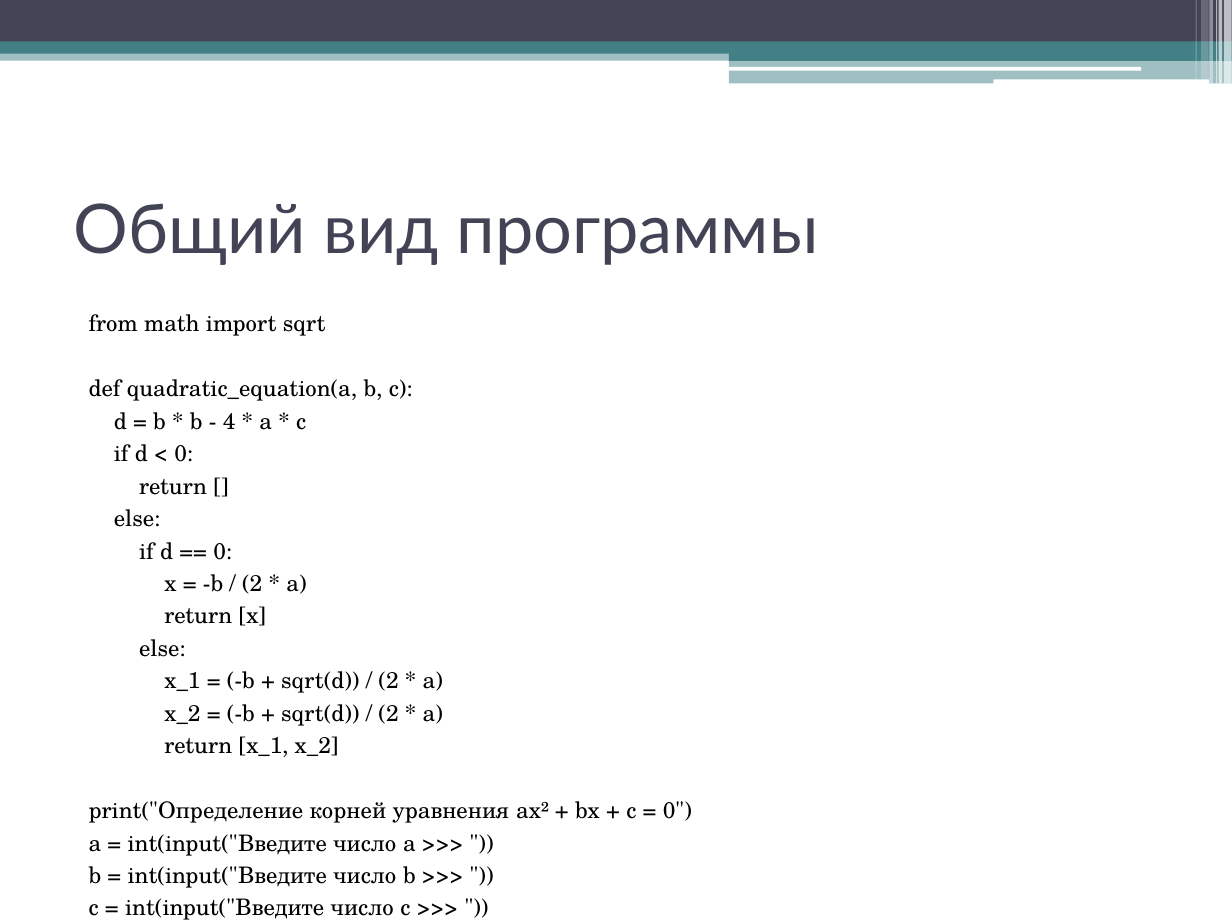
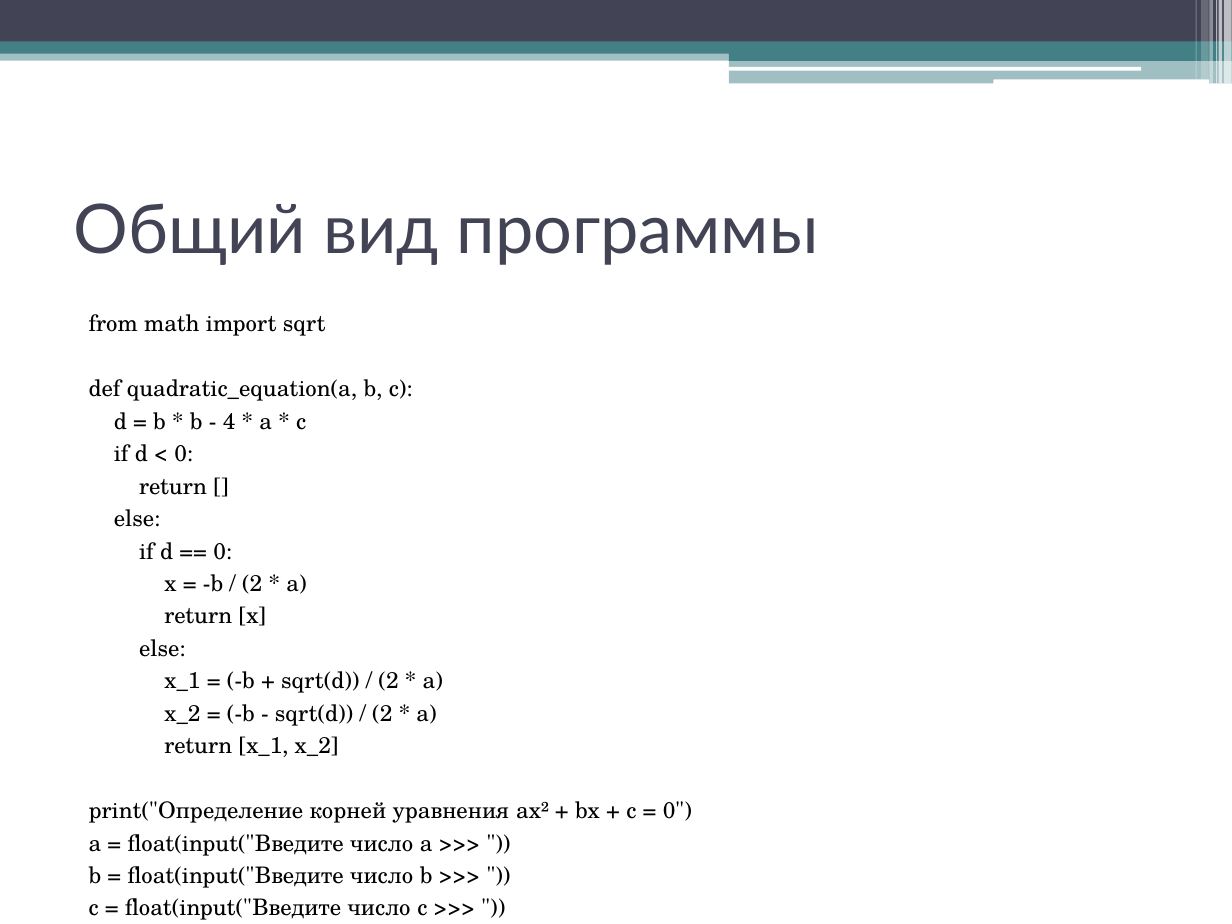
Before and after one commit to kulikovkulikov/google, a slide deck: slide 6 of presentation.pptx. Drawn at 1232x924 pixels with LibreOffice and Linux fonts; fonts in the diff are those of the drawing. Boxes give left, top, right and bottom in pixels: in the first picture for what was removed or moved away, otherwise in the second. Text is boxed around its words. In the diff, an @@ line names an element or a change of style, - is before the commit and + after.

```diff
--- a/presentation.pptx
+++ b/presentation.pptx
@@ text at [164, 704, 436, 726]: text changed @@
-x_2 = (-b + sqrt(d)) / (2 * a)
+x_2 = (-b - sqrt(d)) / (2 * a)
@@ text at [89, 834, 433, 920]: text changed @@
-a = int(input("Введите число a >>> "))
-b = int(input("Введите число b >>> "))
-c = int(input("Введите число c >>> "))
+a = float(input("Введите число a >>> "))
+b = float(input("Введите число b >>> "))
+c = float(input("Введите число c >>> "))
```
